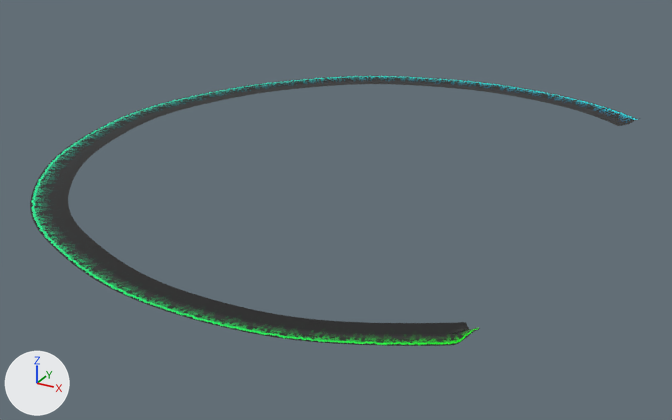
The glTF model maps/beach/models/beach_waves.glb: old version first, new version second.
Both versions are drawn from a 50 mm lens placed at (75.4, -157.1, 89.9), pointed at (-9.4, -3.0, 12.8). The lights are fixed; the arrows at lower left show +X, +Y and +Z. The picture after the commit comes second. Vertices at exactly the same position are counted once.

Names of what the first picture shows: 'BeachWaves'.
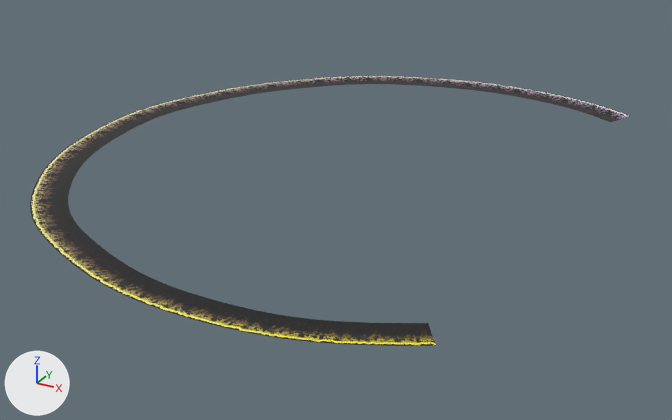
Changed parts and their boxes (x1, y1, x2, y2) in the pictures (672 x 420 px):
'BeachWaves', reshaped
    before: (30, 76, 640, 346)
    after: (30, 76, 629, 346)
part 1 of me_beachwaves, deleted
    before: (429, 322, 480, 346)
part 2 of me_beachwaves, deleted
    before: (610, 116, 640, 126)
part 3 of me_beachwaves, recoloured
    both: (30, 76, 629, 346)

Patch to the scene script:
```diff
--- a/maps/beach/models/beach_waves.glb.py
+++ b/maps/beach/models/beach_waves.glb.py
@@ me_beachwaves @@
 # used by ob_beachwaves; location = (0.0, 0.0, 0.0)
-me_beachwaves.from_pydata(...)  # 5555 vertices, 10080 faces; spans x -67.4..40.4, y -66.8..67.4, z 22.6..25.5
+me_beachwaves.from_pydata(...)  # 5379 vertices, 9760 faces; spans x -67.4..35.6, y -66.8..67.4, z 22.6..23.0
+# me_beachwaves part 1
+# 110 vertices are removed from x 32.4..40.4, y -56.4..-48.3, z 22.6..25.5
+# 200 faces are deleted
+# me_beachwaves part 2
+# 66 vertices are removed from x 32.5..38.4, y 49.4..56.6, z 22.6..23.7
+# 120 faces are deleted
+# me_beachwaves part 3: 9760 kept faces spanning x -67.4..35.6, y -66.8..67.4, z 22.6..23.0 get new vertex colours
 me_beachwaves.materials.append(mat_beach_wave)
```
